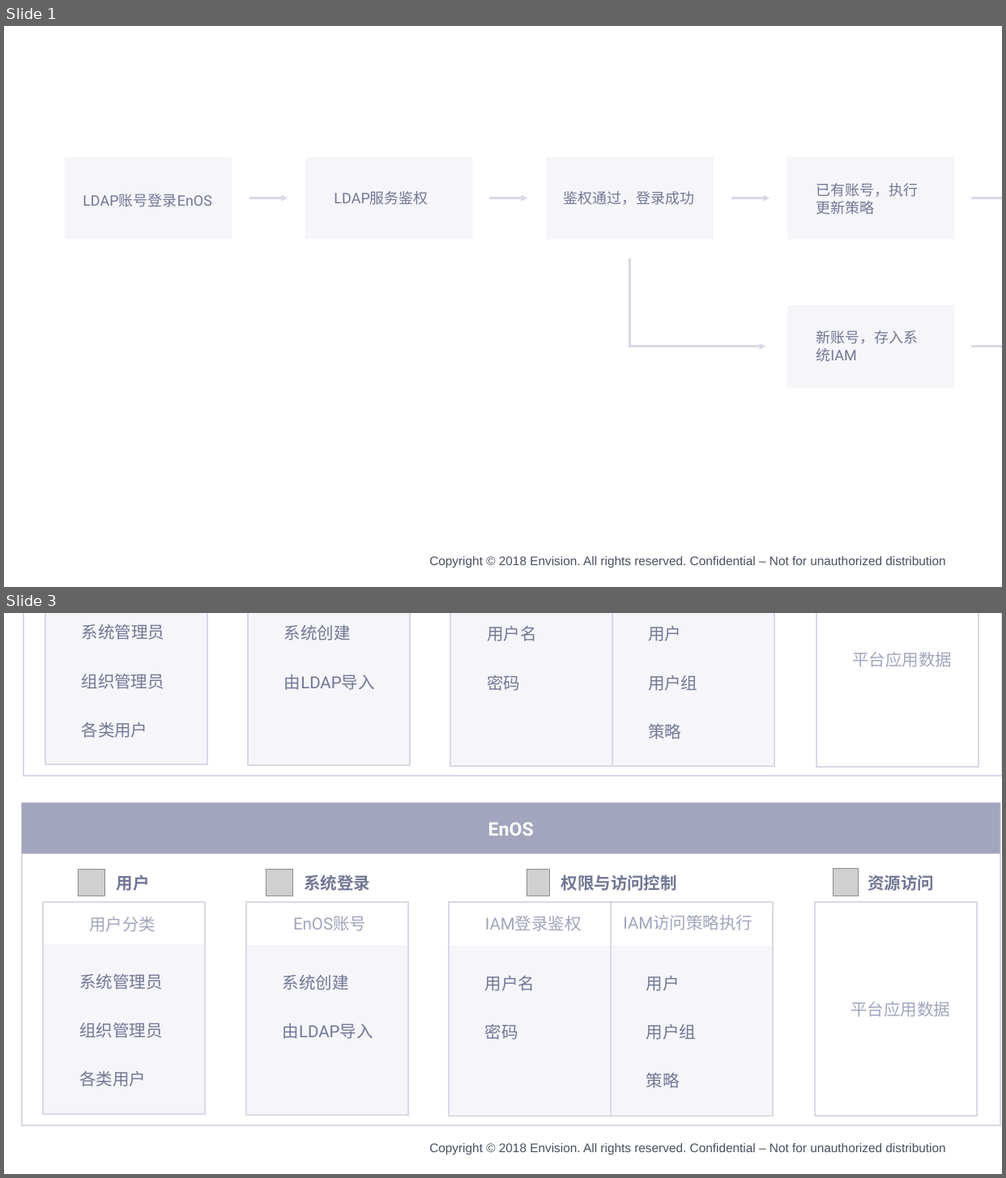
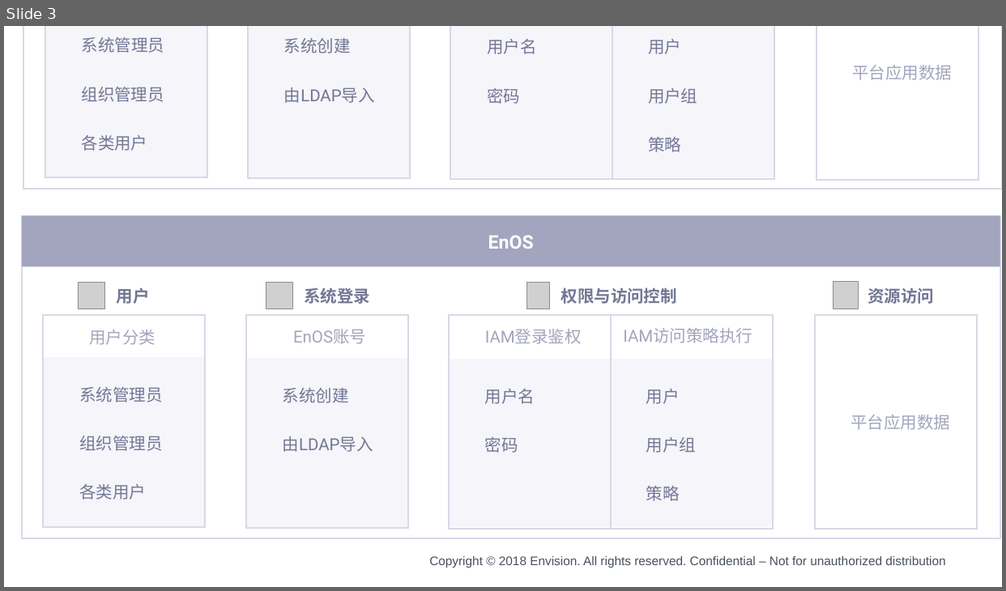
Before and after one commit to EnvisionDoc/iam, a slide deck: media/iam.pptx. Shown one above the other, each under a label of ours: slides 1 and 3 before the commit, slide 3 after it; the slides between them are not shown. The pictures are 1006x1178 and 1006x591 pixels, drawn with LibreOffice and Linux fonts; fonts in the diff are those of the drawing; grey boxes stand for pictures; background and template pictures are left out. Boxes give left, top, right and bottom in pixels: in the first picture for what was removed or moved away, otherwise in the second. Text is boxed around its words. In the diff, an @@ line names an element or a change of style, - is before the commit and + after.

```diff
--- a/media/iam.pptx
+++ b/media/iam.pptx
@@ slide 1 removed at bbox=[4, 26, 1002, 587], background #FFFFFF; not listed: 1 template element that a slide beside it also shows @@
@@ group removed at bbox=[65, 157, 1002, 387]: 5 rectangles, 5 texts, 5 arrows, 1 elbow arrow @@
-LDAP服务鉴权
-鉴权通过，登录成功
-LDAP账号登录EnOS
-已有账号，执行更新策略
-新账号，存入系统IAM
```
Also in this commit, not shown: 3 slides added, 2 other slides removed, 36 other files.
